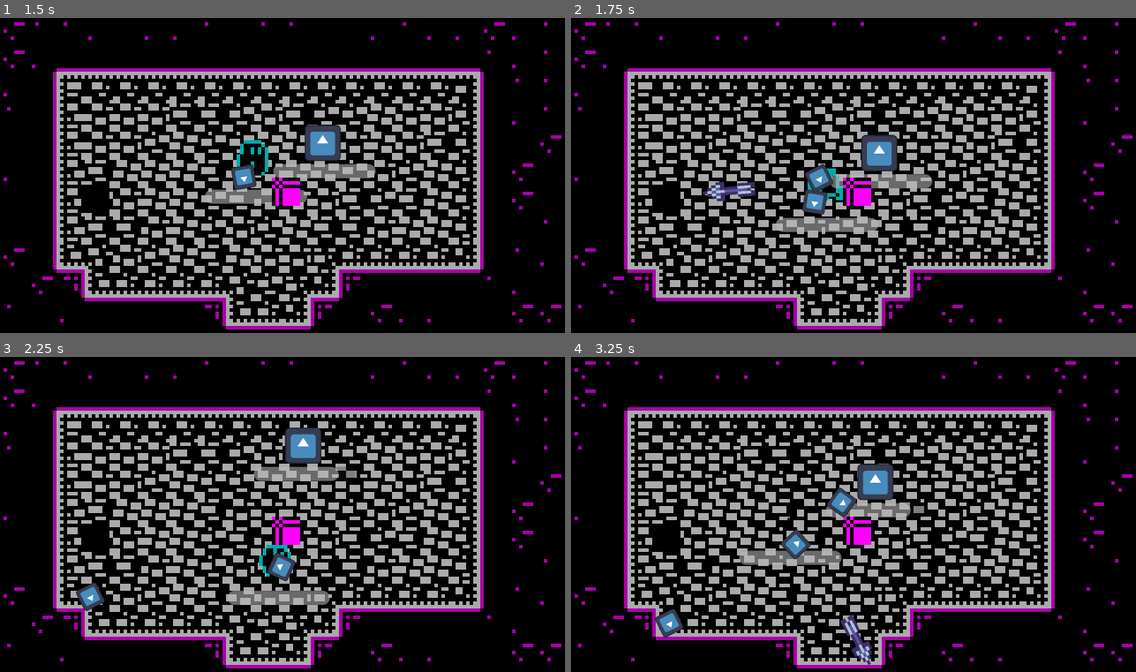
Above: before the commit, frames 1-4 (two rows, left to right).
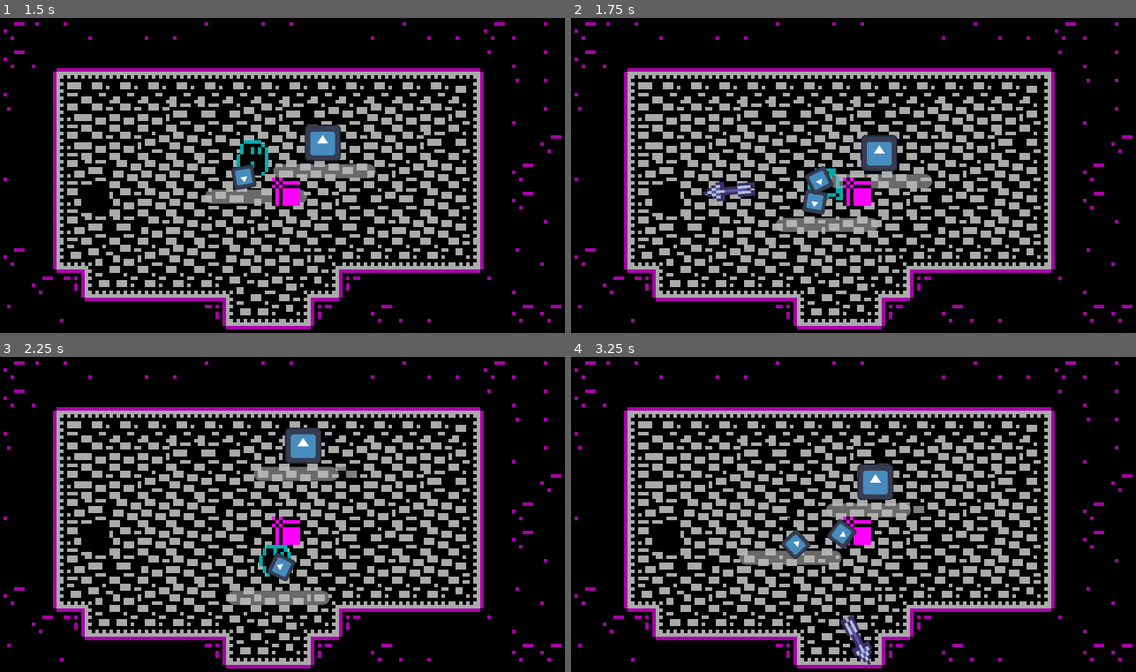
Above: after the commit, the same moments.

Repository: Renan-G-projec/DungeonWarrior
Game: Godot game, scene res://scenes/main.tscn
Same seed, same stepped clock (60 frames per second), same inputs: the game is played once before the commit and once after it. The engine's default icon, where the game draws it, is replaced by a stand-in: a white triangle on a blue panel in a dark square.
Inputs (mouse positions are in pixels of both pictures, inside the frame that each line leads up to):
- Up to frame 1 (1.5 s): tap Enter at 0.5 s; move the mouse to (406, 159) at 0.52 s; hold D (walk_right) 0.53-1.28 s; click (406, 159) at 0.6 s; move the mouse to (169, 191) at 1.27 s; hold S (walk_down) from 1.28 s (still down); tap E (Interact) at 1.35 s
- Up to frame 2 (1.75 s): keep holding S (walk_down); click (740, 191) at 1.55 s
- Up to frame 3 (2.25 s): move the mouse to (339, 442) at 2.02 s; release S (walk_down) at 2.03 s; hold D (walk_right) from 2.03 s (still down); click (339, 442) at 2.1 s
- Up to frame 4 (3.25 s): move the mouse to (825, 577) at 2.77 s; release D (walk_right) at 2.78 s; hold W (walk_up) from 2.78 s (still down); tap Shift (dash) at 2.85 s; click (825, 577) at 3.05 s

Frame 1 is identical in both runs. In frame 2, 0.2% of the frame differs, in the area x 41-47%, y 46-57%; in frame 3, 0.3%; in frame 4, 0.9%, in the area x 14-51%, y 41-90%.
Error before the commit: Attempt to call function 'attack' in base 'null instance' on a null instance. (res://features/player/player.gd:25)

Commit message:
feat: Made bullets despawn when hitting wall or player. AMDG

Diff:
--- a/features/chest/chest.tscn
+++ b/features/chest/chest.tscn
@@ -12,7 +12,7 @@
 size = Vector2(28, 28)
 
 [node name="Chest" type="StaticBody2D" unique_id=293850047]
-collision_layer = 16
+collision_layer = 32
 collision_mask = 0
 script = ExtResource("1_njc3y")
 
--- a/features/enemies/enemy_base.tscn
+++ b/features/enemies/enemy_base.tscn
@@ -15,7 +15,7 @@
 
 [node name="EnemyBase" type="CharacterBody2D" unique_id=651179315]
 collision_layer = 2
-collision_mask = 17
+collision_mask = 49
 script = ExtResource("1_b8rtt")
 
 [node name="Sprite" type="Sprite2D" parent="." unique_id=1142973533]
@@ -46,12 +46,12 @@
 [node name="Knockback" type="Node" parent="." unique_id=857757227]
 script = ExtResource("7_xxw78")
 
-[node name="Muzzle" type="Marker2D" parent="." unique_id=1026552834]
-
-[node name="Node" type="Node" parent="." unique_id=1450739105 node_paths=PackedStringArray("muzzle")]
+[node name="ShootComponent" type="Node" parent="." unique_id=1450739105 node_paths=PackedStringArray("muzzle")]
 script = ExtResource("8_wj6k8")
 projectile = ExtResource("9_qqds1")
 muzzle = NodePath("../Muzzle")
 
+[node name="Muzzle" type="Marker2D" parent="." unique_id=1026552834]
+
 [connection signal="died" from="HealthComponent" to="." method="_on_health_component_died"]
 [connection signal="took_damage" from="HealthComponent" to="." method="_on_health_component_took_damage"]
--- a/features/enemies/projectile.gd
+++ b/features/enemies/projectile.gd
@@ -13,7 +13,8 @@
 	_check_player_collision()
 
 func _ready() -> void:
-	get_tree().create_timer(lifetime).timeout.connect(queue_free)
+	await get_tree().create_timer(lifetime).timeout
+	queue_free()
 
 func _check_player_collision() -> void:
 	for i in get_slide_collision_count():
@@ -22,3 +23,4 @@
 			var player_health := body.get_node_or_null("HealthComponent") as HealthComponent
 			if player_health:
 				player_health.take_damage(damage, body)
+		queue_free()
--- a/features/player/player.gd
+++ b/features/player/player.gd
@@ -21,7 +21,7 @@
 	_input_direction.x = Input.get_axis("walk_left", "walk_right")
 	_input_direction.y = Input.get_axis("walk_up", "walk_down")
 
-	if Input.is_action_just_pressed("attack"):
+	if Input.is_action_just_pressed("attack") && weapon:
 		weapon.attack()
 	if Input.is_action_just_pressed("dash"):
 		dash_component.dash(_get_mouse_direction())
--- a/features/player/player.tscn
+++ b/features/player/player.tscn
@@ -122,10 +122,9 @@
 [sub_resource type="RectangleShape2D" id="RectangleShape2D_d1p6d"]
 size = Vector2(8, 2)
 
-[node name="Player" type="CharacterBody2D" unique_id=2017001837 node_paths=PackedStringArray("weapon") groups=["player"]]
-collision_mask = 19
+[node name="Player" type="CharacterBody2D" unique_id=2017001837 groups=["player"]]
+collision_mask = 51
 script = ExtResource("1_fcb3x")
-weapon = NodePath("")
 
 [node name="Sprite2D" type="AnimatedSprite2D" parent="." unique_id=535856669]
 position = Vector2(0, -5)
